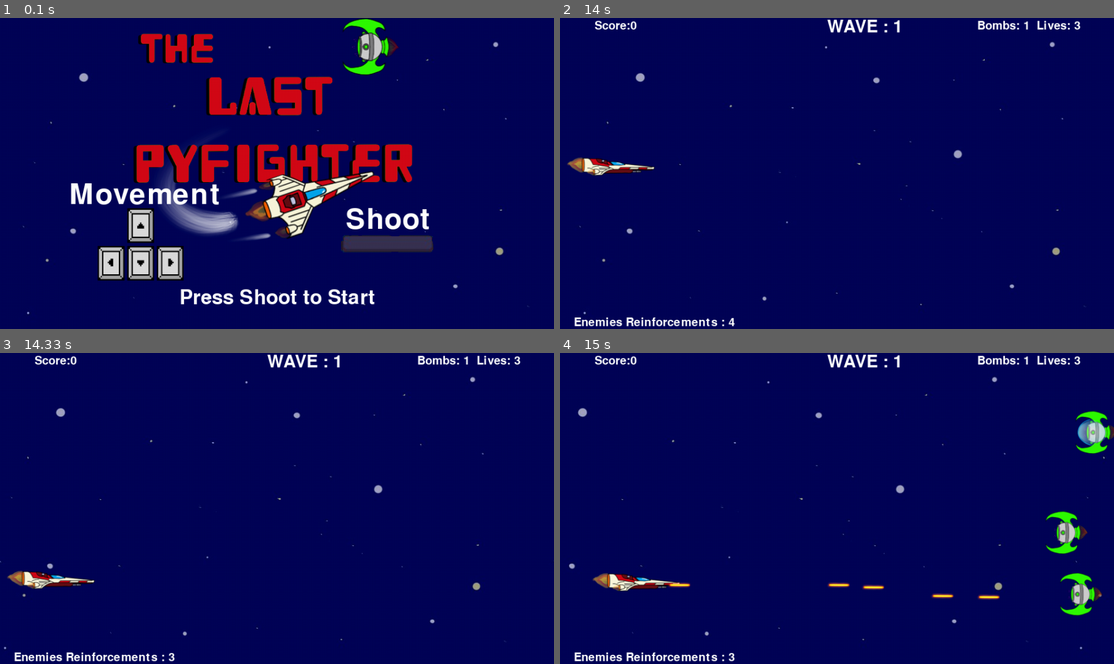
Above: before the commit, frames 1-4 (two rows, left to right).
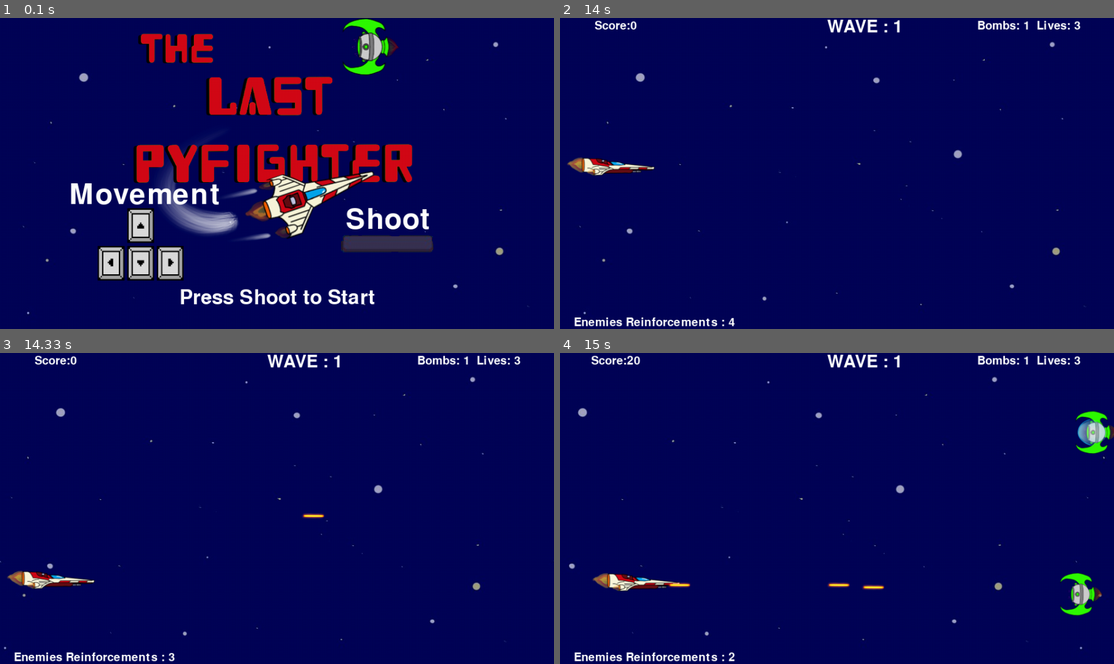
Above: after the commit, the same moments.

Repository: Demi-hero/UoN_Game_Project
Game: pygame game, started from Main.py
Same seed, same stepped clock (60 frames per second), same inputs: the game is played once before the commit and once after it.
Inputs:
- Up to frame 1 (0.1 s): no input
- Up to frame 2 (14 s): tap Space at 0.33, 1, 1.33, 4.35, 4.75, 5.05, 5.25, 5.55, 5.75, 6.08, 6.38, 6.58, 6.88, 7.15, 7.48, 7.78, 7.92, 8.32, 8.62, 8.98, 9.38, 9.68, 9.88, 10.18, 10.38, 10.72, 11.02, 11.22, 11.52, 13.38, 13.68 s; tap B at 0.67 s; hold Down 2.23-2.7 s; hold Left 2.78-3.18 s; hold Up 3.22-3.58 s; hold Right 3.62-4.25 s; hold Down 4.28-4.65 s; hold Left 4.68-5.15 s; hold Right 5.18-5.65 s; hold Up 5.68-5.98 s; hold Right 6.02-6.48 s; hold Left 6.52-7.05 s; hold Down 7.08-7.38 s; hold Left 7.42-7.82 s; hold Up 7.85-8.22 s; hold Right 8.25-8.88 s; hold Down 8.92-9.28 s; hold Left 9.32-9.78 s; hold Right 9.82-10.28 s; hold Up 10.32-10.62 s; hold Right 10.65-11.12 s; hold Left 11.15-11.68 s; type "ann" at 12.05 s; tap Enter at 12.38 s; hold Down from 13.98 s (still down)
- Up to frame 3 (14.33 s): keep holding Down; tap Space at 14.05 s
- Up to frame 4 (15 s): release Down at 14.35 s; hold Left 14.38-14.85 s; tap Space at 14.45, 14.75, 14.95 s; hold Right from 14.88 s (still down)

Frames 1-2 are identical in both runs. In frame 3, less than 0.1% of the frame differs, in the area x 54-59%, y 51-54%; in frame 4, 0.8%, in the area x 5-96%, y 0-100%.

Commit message:
Bug fix
Bug in which restarting after a game over would result in pause screen and player firing wouldn't work until after pressing space - after re-initialising on game over set the startup flag to False

Diff:
--- a/eventhandler.py
+++ b/eventhandler.py
@@ -70,6 +70,7 @@
                     for sprite in self.all_sprites:
                         sprite.kill()
                     self.__init__()
+                    self.startup = False
                     return
 
     def game_over_display(self, board):
